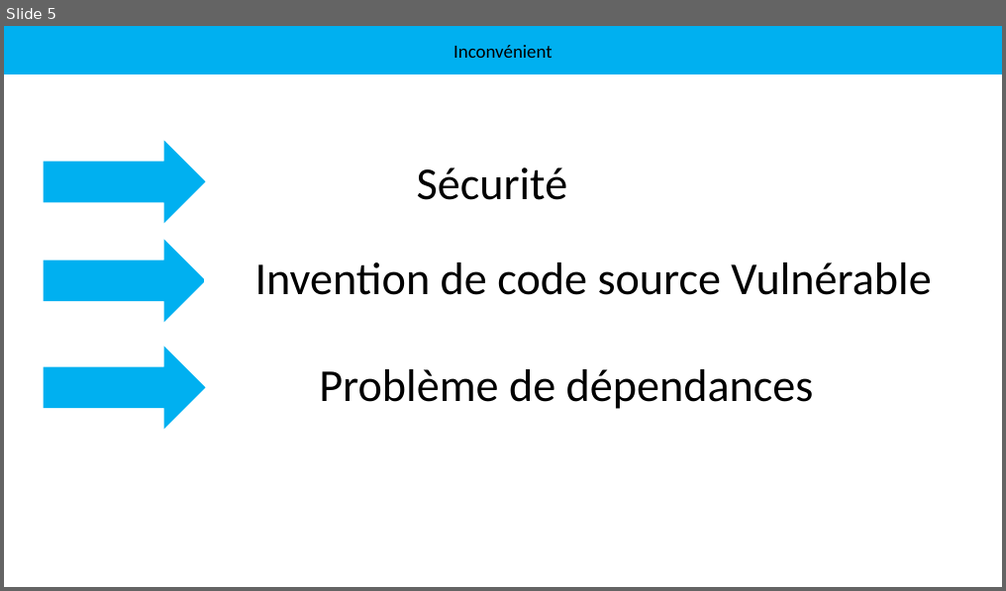
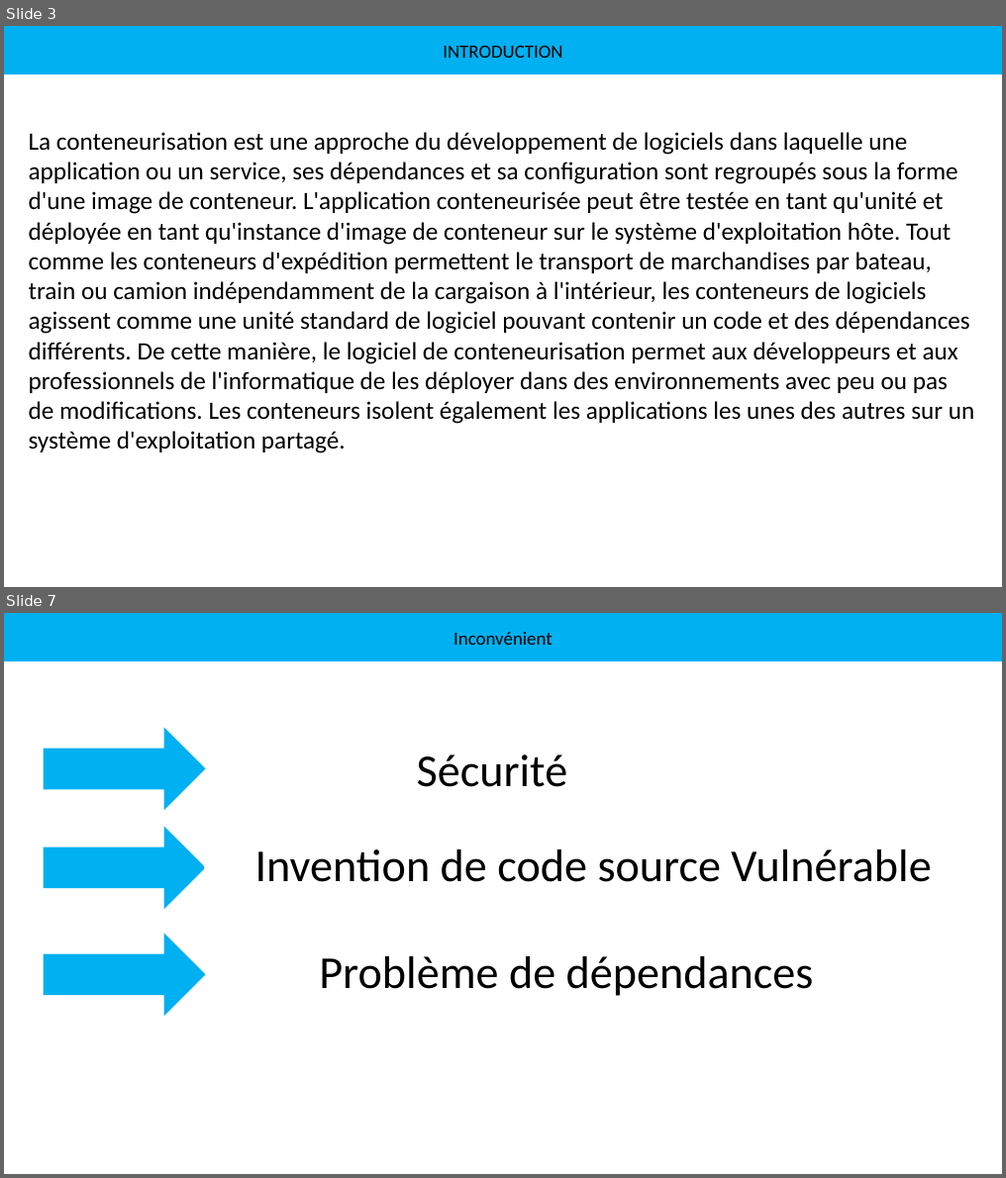
Before and after one commit to bayendemba/Docker, a slide deck: Docker.pptx. Shown one above the other, each under a label of ours: slide 5 before the commit, slides 3 and 7 after it; the slides between them are not shown. The pictures are 1006x591 and 1006x1178 pixels, drawn with LibreOffice and Linux fonts; fonts in the diff are those of the drawing; background and template pictures are left out. Boxes give left, top, right and bottom in pixels: in the first picture for what was removed or moved away, otherwise in the second. Text is boxed around its words. In the diff, an @@ line names an element or a change of style, - is before the commit and + after.

```diff
--- a/Docker.pptx
+++ b/Docker.pptx
@@ slide 3 added at [4, 26, 1002, 587], background picture (left out) @@
@@ rectangle added at [4, 26, 1002, 75], fill #00B0F0, outline #00B0F0 1 pt, 18 pt, text #000000 @@
+INTRODUCTION
@@ text added at [29, 132, 974, 454], 24 pt, text #000000 @@
+La conteneurisation est une approche du développement de logiciels dans laquelle une application ou un service, ses dépendances et sa configuration sont regroupés sous la forme d'une image de conteneur. L'application conteneurisée peut être testée en tant qu'unité et déployée en tant qu'instance d'image de conteneur sur le système d'exploitation hôte. Tout comme les conteneurs d'expédition permettent le transport de marchandises par bateau, train ou camion indépendamment de la cargaison à l'intérieur, les conteneurs de logiciels agissent comme une unité standard de logiciel pouvant contenir un code et des dépendances différents. De cette manière, le logiciel de conteneurisation permet aux développeurs et aux professionnels de l'informatique de les déployer dans des environnements avec peu ou pas de modifications. Les conteneurs isolent également les applications les unes des autres sur un système d'exploitation partagé.
@@ what was slide 5 is now slide 7 @@
```
Also in this commit, not shown: 3 slides changed, 3 other slides added, 2 slides removed.
